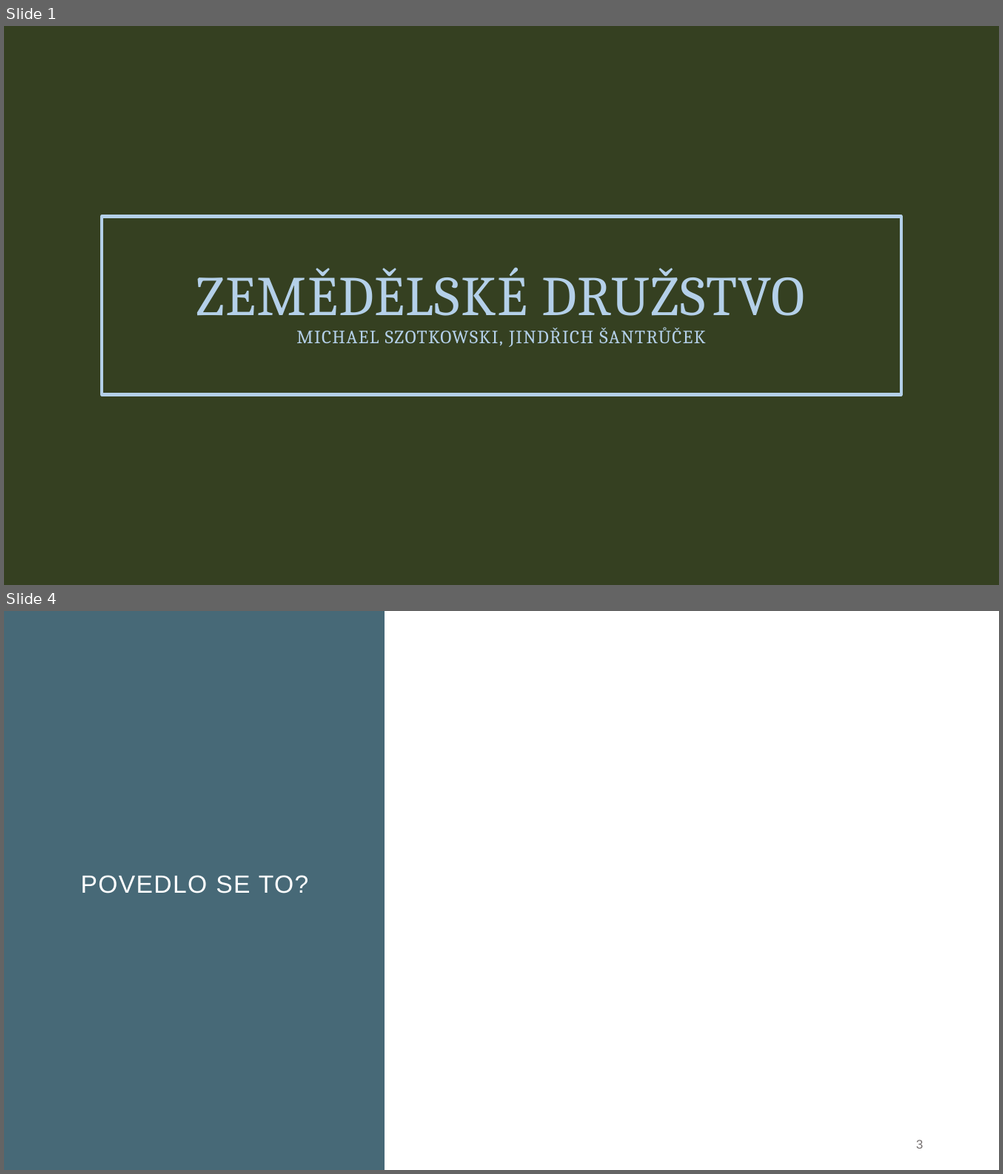
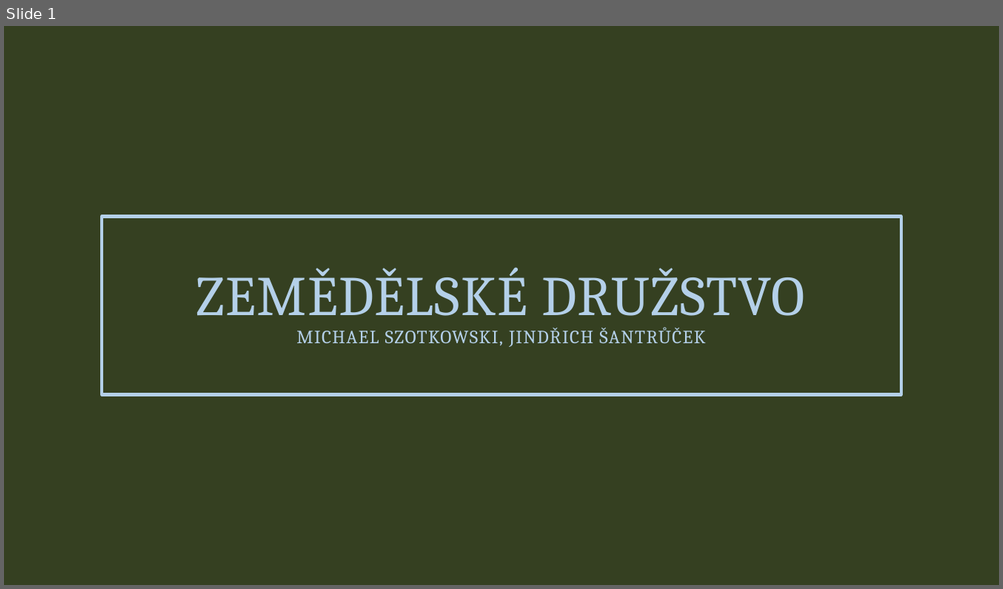
Before and after one commit to Szotkowski/Project10, a slide deck: Presentation.pptx. Shown one above the other, each under a label of ours: slides 1 and 4 before the commit, slide 1 after it; the slides between them are not shown. The pictures are 1003x1174 and 1003x589 pixels, drawn with LibreOffice and Linux fonts; fonts in the diff are those of the drawing; background and template pictures are left out. Boxes give left, top, right and bottom in pixels: in the first picture for what was removed or moved away, otherwise in the second. Text is boxed around its words. In the diff, an @@ line names an element or a change of style, - is before the commit and + after.

```diff
--- a/Presentation.pptx
+++ b/Presentation.pptx
@@ slide 4 removed at box(4, 611, 999, 1170), background #FFFFFF @@
@@ rectangle removed at box(4, 611, 384, 1170) @@
@@ title removed at box(81, 875, 308, 894) @@
-POVEDLO SE TO?
@@ text removed at box(916, 1140, 922, 1149) @@
-3
```
Also in this commit, not shown: 2 slides changed, 5 slides added, 1 other slide removed.
